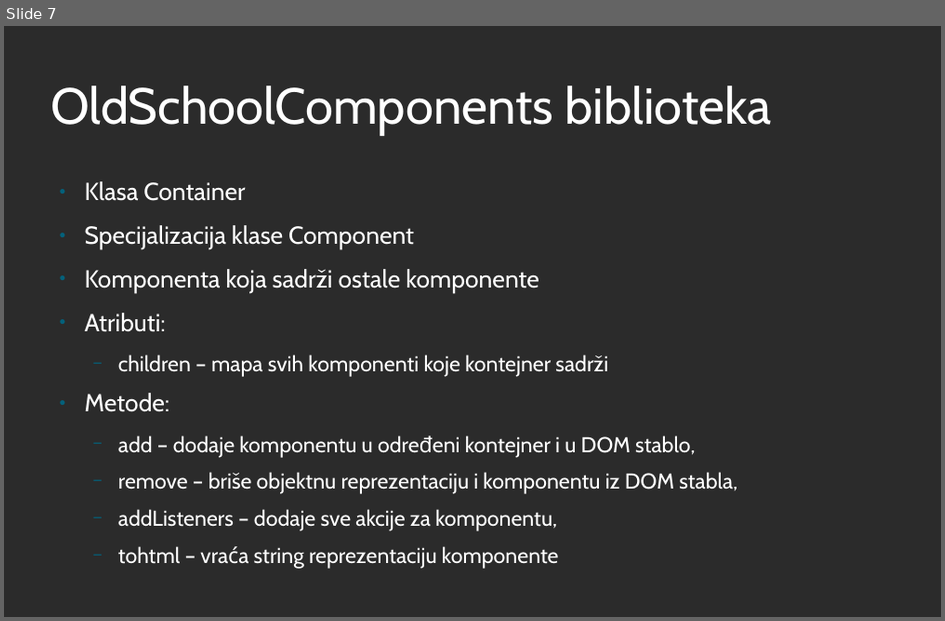
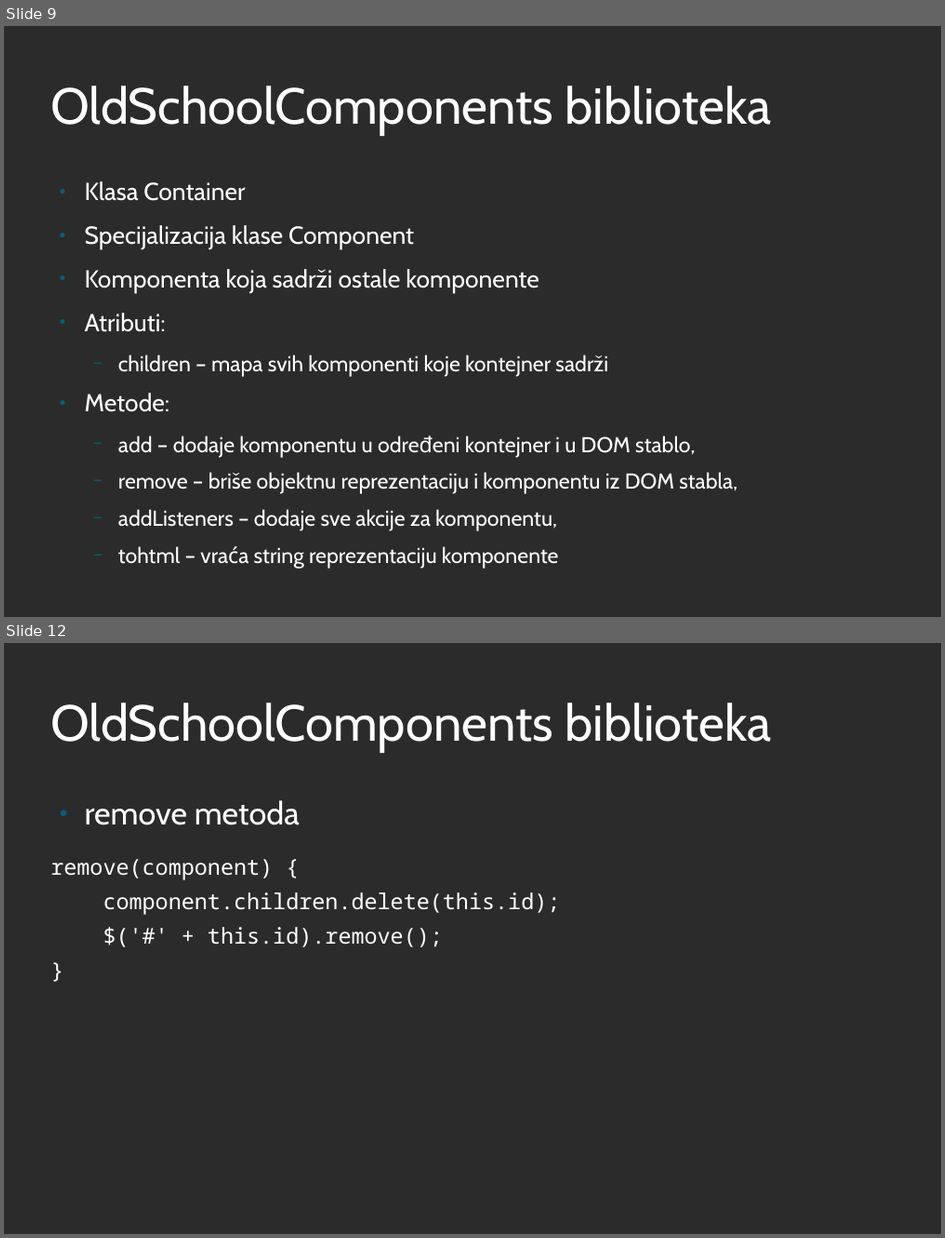
Before and after one commit to iv17/MScThesis, a slide deck: IvanaSavinPresentation.odp. Shown one above the other, each under a label of ours: slide 7 before the commit, slides 9 and 12 after it; the slides between them are not shown. The pictures are 945x621 and 945x1238 pixels, drawn with LibreOffice and Linux fonts; fonts in the diff are those of the drawing; background and template pictures are left out; a plain dark background stands for a picture behind light text. Boxes give left, top, right and bottom in pixels: in the first picture for what was removed or moved away, otherwise in the second. Text is boxed around its words. In the diff, an @@ line names an element or a change of style, - is before the commit and + after.

```diff
--- a/IvanaSavinPresentation.odp
+++ b/IvanaSavinPresentation.odp
@@ slide 12 added at (4,643,941,1234), background picture (left out) @@
@@ title added at (50,703,772,752), 51 pt, text #FFFFFF @@
+OldSchoolComponents biblioteka
@@ text added at (50,800,561,947), 22 pt, text #FFFFFF @@
+● remove metoda
+remove(component) {
+component.children.delete(this.id);
+$('#' + this.id).remove();
+}
@@ what was slide 7 is now slide 9 @@
```
Also in this commit, not shown: 7 other slides added, 1 slide removed, 1 other file.
